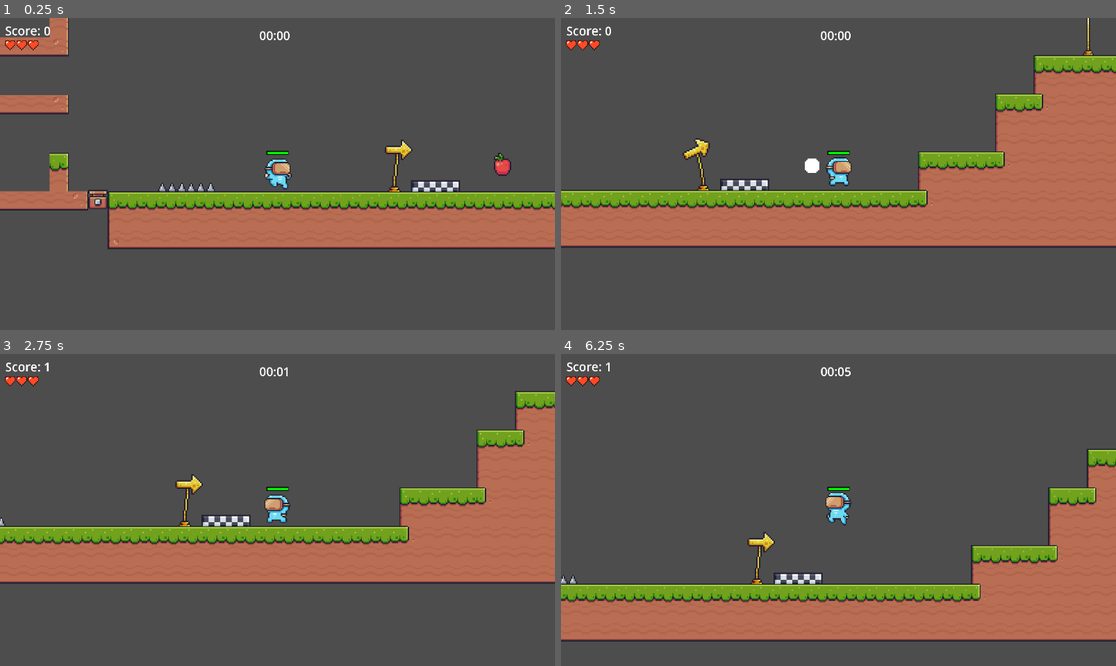
Above: before the commit, frames 1-4 (two rows, left to right).
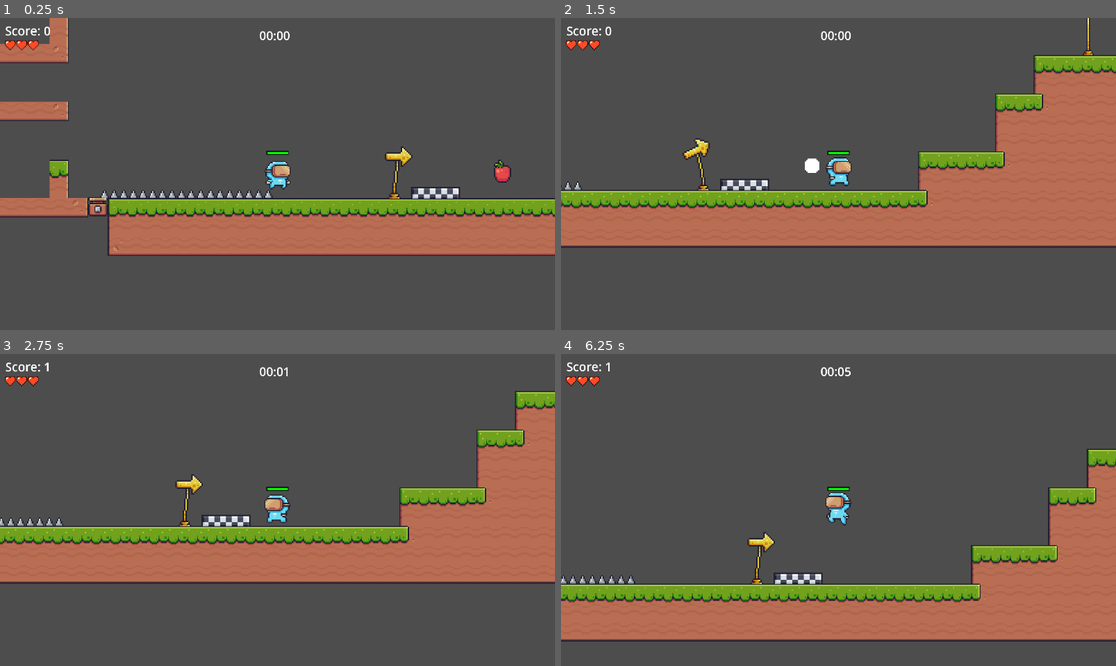
Above: after the commit, the same moments.

Repository: CD1FOX/2D-Platformer
Game: Godot game, scene res://Scenes/main.tscn
Two runs of this game, one before a commit and one after it. Both use one fixed random seed, a clock stepped at 60 frames per second and the inputs below.
Inputs:
- Up to frame 1 (0.25 s): no input
- Up to frame 2 (1.5 s): hold D (Right) from 0.53 s (still down); tap W (Jump) at 0.77 s
- Up to frame 3 (2.75 s): tap W (Jump) at 1.52 s; release D (Right) at 2.03 s; hold A (Left) from 2.03 s (still down)
- Up to frame 4 (6.25 s): release A (Left) at 2.78 s; hold D (Right) 2.78-4.28 s; tap W (Jump) at 3.02, 3.77, 4.52, 6.02 s; hold A (Left) 4.28-5.03 s; hold D (Right) 5.03-5.78 s; tap Enter at 5.75 s; hold A (Left) from 5.78 s (still down)

The runs differ from the first frame. In frame 1, 11% of the frame differs, in the area x 0-100%, y 1-77%; in frame 2, 0.1%; in frame 3, 0.1%; in frame 4, 0.2%.

Commit message:
Update
feat(level_1): add some spikes

Diff:
--- a/Scenes/Entity/Scripts/player.gd
+++ b/Scenes/Entity/Scripts/player.gd
@@ -3,7 +3,7 @@
 var speed = 220
 var gravity_force = ProjectSettings.get_setting("physics/2d/default_gravity")
 @onready var animated_sprite = $AnimatedSprite2D
-var initial_position = Vector2(0, 0)
+var initial_position = position
 var is_dead = false
 
 #Jumping Logic
--- a/Scenes/Levels/level_1.tscn
+++ b/Scenes/Levels/level_1.tscn
@@ -1,10 +1,12 @@
-[gd_scene load_steps=4 format=4 uid="uid://dlg2psc8mbbay"]
+[gd_scene load_steps=5 format=4 uid="uid://dlg2psc8mbbay"]
 
 [ext_resource type="PackedScene" uid="uid://dsnb28ukkayny" path="res://Scenes/Entity/player.tscn" id="1_3mqfk"]
 [ext_resource type="TileSet" uid="uid://6gwu36b18ay5" path="res://Assets/terrain_tilemap.tres" id="2_iixi8"]
 [ext_resource type="TileSet" uid="uid://coahf5rg5odsm" path="res://Assets/InvisibleBlocks.tres" id="3_cyadu"]
+[ext_resource type="PackedScene" uid="uid://1vk0kfwc47jc" path="res://Scenes/Traps/spike_trap.tscn" id="4_iixi8"]
 
 [node name="Level1" type="Node2D"]
+metadata/_edit_lock_ = true
 
 [node name="Player" parent="." instance=ExtResource("1_3mqfk")]
 position = Vector2(-58, 545)
@@ -15,6 +17,13 @@
 [node name="TilemapBlocks" type="TileMapLayer" parent="Tilemaps"]
 tile_map_data = PackedByteArray("AABHACgAAAAIAAIAAABHACcAAAAIAAEAAABHACYAAAAIAAEAAABHACUAAAAIAAEAAABHACQAAAAIAAEAAABHAC …(9616 unchanged characters)…
 tile_set = ExtResource("2_iixi8")
+metadata/_edit_lock_ = true
 
 [node name="TilemapInvisible" type="TileMapLayer" parent="Tilemaps"]
 tile_set = ExtResource("3_cyadu")
+metadata/_edit_lock_ = true
+
+[node name="Traps" type="Node2D" parent="."]
+
+[node name="SpikeTrap" parent="Traps" instance=ExtResource("4_iixi8")]
+position = Vector2(156, 560)
--- a/Scenes/Traps/spike_trap.tscn
+++ b/Scenes/Traps/spike_trap.tscn
@@ -4,10 +4,10 @@
 [ext_resource type="Script" uid="uid://c44gbrayjcyo0" path="res://Scenes/Traps/Scripts/spike_trap.gd" id="1_jtbjg"]
 
 [sub_resource type="RectangleShape2D" id="RectangleShape2D_jtbjg"]
-size = Vector2(47, 7)
+size = Vector2(143, 7)
 
 [sub_resource type="RectangleShape2D" id="RectangleShape2D_8hrgy"]
-size = Vector2(47, 1)
+size = Vector2(143, 1)
 
 [node name="SpikeTrap" type="StaticBody2D"]
 script = ExtResource("1_jtbjg")
@@ -34,5 +34,29 @@
 position = Vector2(17, -8)
 texture = ExtResource("1_00cxc")
 
+[node name="Idle4" type="Sprite2D" parent="."]
+position = Vector2(49, -8)
+texture = ExtResource("1_00cxc")
+
+[node name="Idle5" type="Sprite2D" parent="."]
+position = Vector2(33, -8)
+texture = ExtResource("1_00cxc")
+
+[node name="Idle6" type="Sprite2D" parent="."]
+position = Vector2(65, -8)
+texture = ExtResource("1_00cxc")
+
+[node name="Idle7" type="Sprite2D" parent="."]
+position = Vector2(-47, -8)
+texture = ExtResource("1_00cxc")
+
+[node name="Idle8" type="Sprite2D" parent="."]
+position = Vector2(-63, -8)
+texture = ExtResource("1_00cxc")
+
+[node name="Idle9" type="Sprite2D" parent="."]
+position = Vector2(-31, -8)
+texture = ExtResource("1_00cxc")
+
 [connection signal="body_entered" from="Area2D" to="." method="_on_area_2d_body_entered"]
 [connection signal="body_exited" from="Area2D" to="." method="_on_area_2d_body_exited"]
